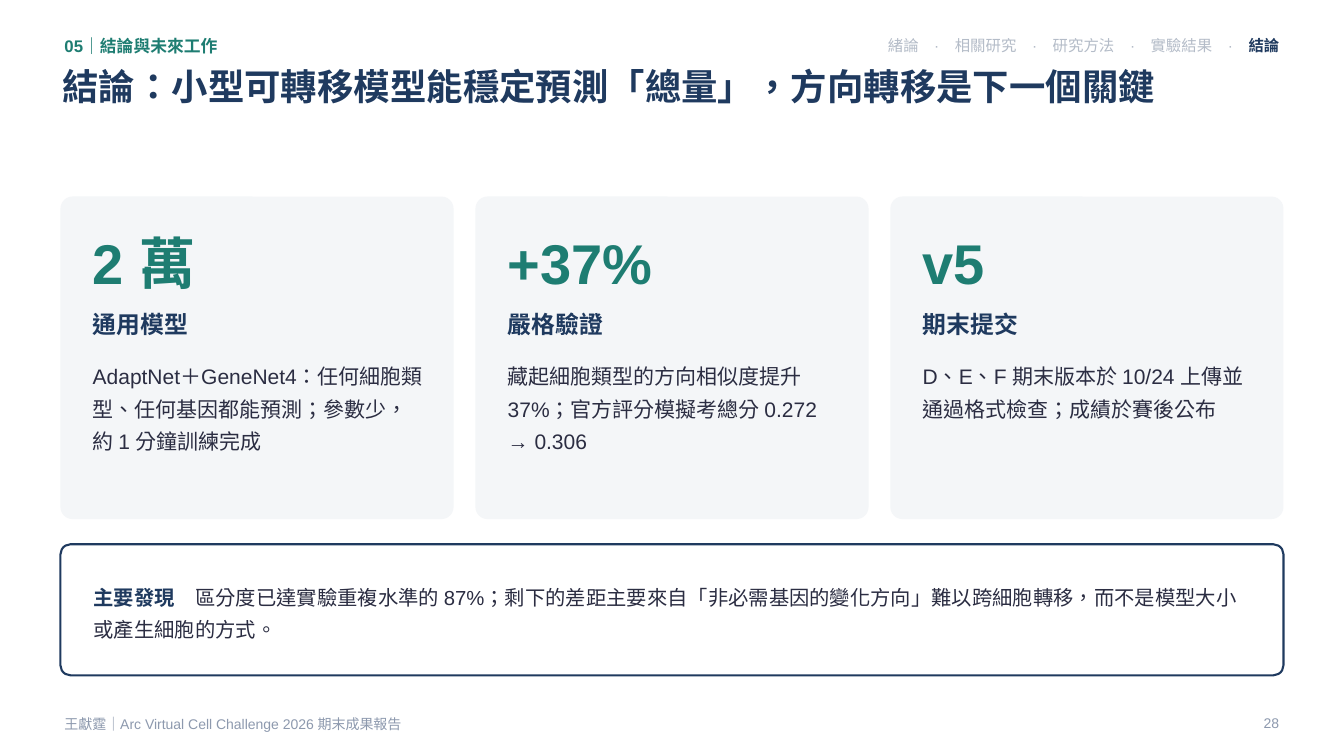
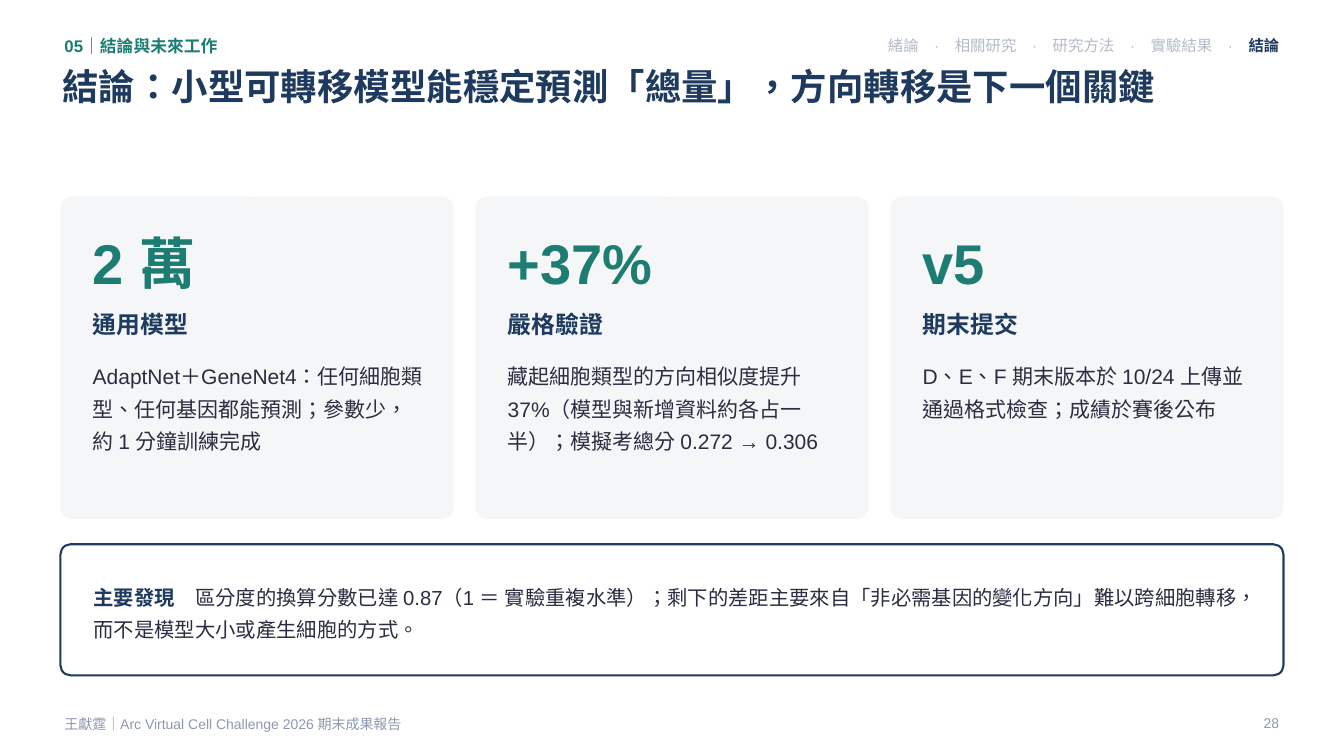
Before and after one commit to zxc29051617/VirtualCellChallenge-2026_NTU_JHLab, a slide deck: slide 28 of general_model/docs/VCC_defense_style_20261024.pptx. Drawn at 1344x756 pixels with LibreOffice and Linux fonts; fonts in the diff are those of the drawing. Boxes give left, top, right and bottom in pixels: in the first picture for what was removed or moved away, otherwise in the second. Text is boxed around its words. In the diff, an @@ line names an element or a change of style, - is before the commit and + after.

```diff
--- a/general_model/docs/VCC_defense_style_20261024.pptx
+++ b/general_model/docs/VCC_defense_style_20261024.pptx
@@ text at bbox=[508, 366, 819, 451]: text changed @@
-藏起細胞類型的方向相似度提升 37%；官方評分模擬考總分 0.272 → 0.306
+藏起細胞類型的方向相似度提升 37%（模型與新增資料約各占一半）；模擬考總分 0.272 → 0.306
@@ text in rounded rectangle at bbox=[94, 588, 1257, 639]: text changed @@
-主要發現 區分度已達實驗重複水準的 87%；剩下的差距主要來自「非必需基因的變化方向」難以跨細胞轉移，而不是模型大小或產生細胞的方式。
+主要發現 區分度的換算分數已達 0.87（1 ＝ 實驗重複水準）；剩下的差距主要來自「非必需基因的變化方向」難以跨細胞轉移，而不是模型大小或產生細胞的方式。
```
Also in this commit, not shown: 4 other slides changed, 17 other files.
